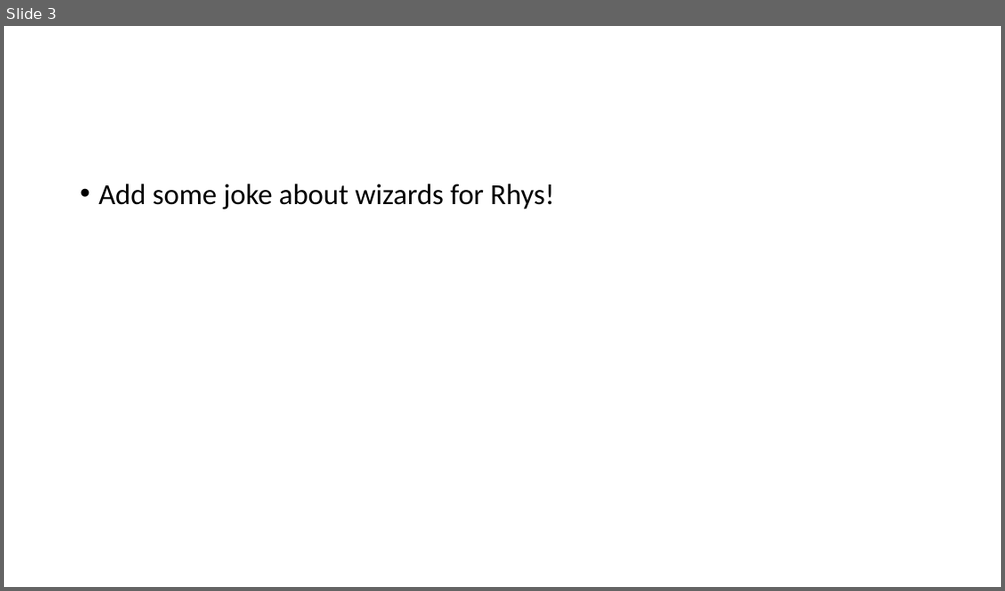
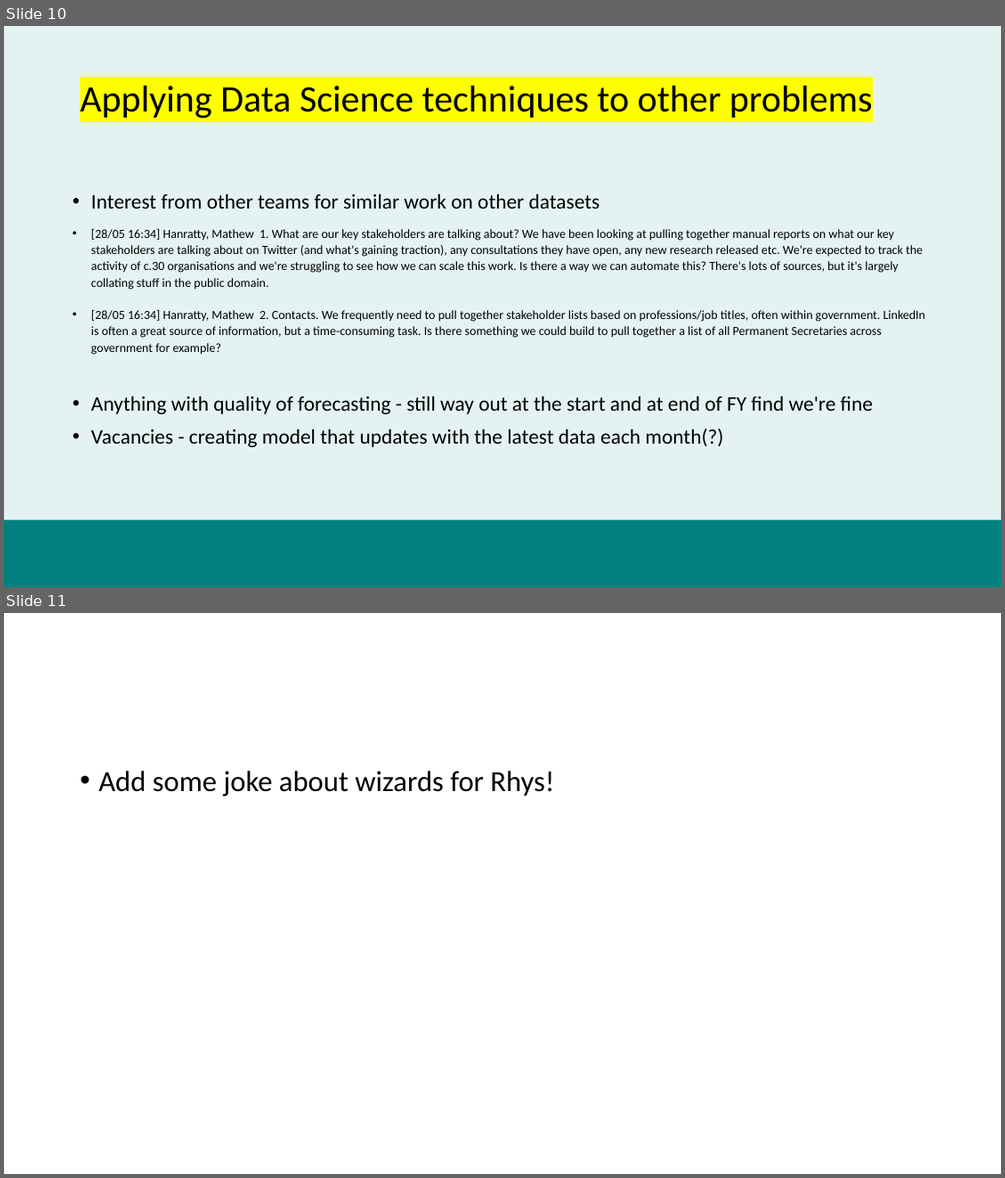
Before and after one commit to datasciencecampus/uk-parliament-stats, a slide deck: user-engagement/fpp-presentation.pptx. Shown one above the other, each under a label of ours: slide 3 before the commit, slides 10 and 11 after it. The pictures are 1005x591 and 1005x1178 pixels, drawn with LibreOffice and Linux fonts; fonts in the diff are those of the drawing; background and template pictures are left out. Boxes give left, top, right and bottom in pixels: in the first picture for what was removed or moved away, otherwise in the second. Text is boxed around its words. In the diff, an @@ line names an element or a change of style, - is before the commit and + after.

```diff
--- a/user-engagement/fpp-presentation.pptx
+++ b/user-engagement/fpp-presentation.pptx
@@ slide 10 added at (4, 26, 1001, 587), background #008080 at 10% opacity @@
@@ title added at (80, 86, 873, 119), 36 pt, text #000000 @@
+Applying Data Science techniques to other problems
@@ text added at (91, 193, 925, 447), 12 pt, text #000000 @@
+• Interest from other teams for similar work on other datasets
+• [28/05 16:34] Hanratty, Mathew 1. What are our key stakeholders are talking about? We have been looking at pulling together manual reports on what our key stakeholders are talking about on Twitter (and what's gaining traction), any consultations they have open, any new research released etc. We're expected to track the activity of c.30 organisations and we're struggling to see how we can scale this work. Is there a way we can automate this? There's lots of sources, but it's largely collating stuff in the public domain.
+• [28/05 16:34] Hanratty, Mathew 2. Contacts. We frequently need to pull together stakeholder lists based on professions/job titles, often within government. LinkedIn is often a great source of information, but a time-consuming task. Is there something we could build to pull together a list of all Permanent Secretaries across government for example?
+• Anything with quality of forecasting - still way out at the start and at end of FY find we're fine
+• Vacancies - creating model that updates with the latest data each month(?)
@@ rectangle added at (4, 520, 1001, 587), fill #008080 @@
@@ what was slide 3 is now slide 11 @@
```
Also in this commit, not shown: 1 slide changed, 8 other slides added, 2 slides removed, 1 other file.
